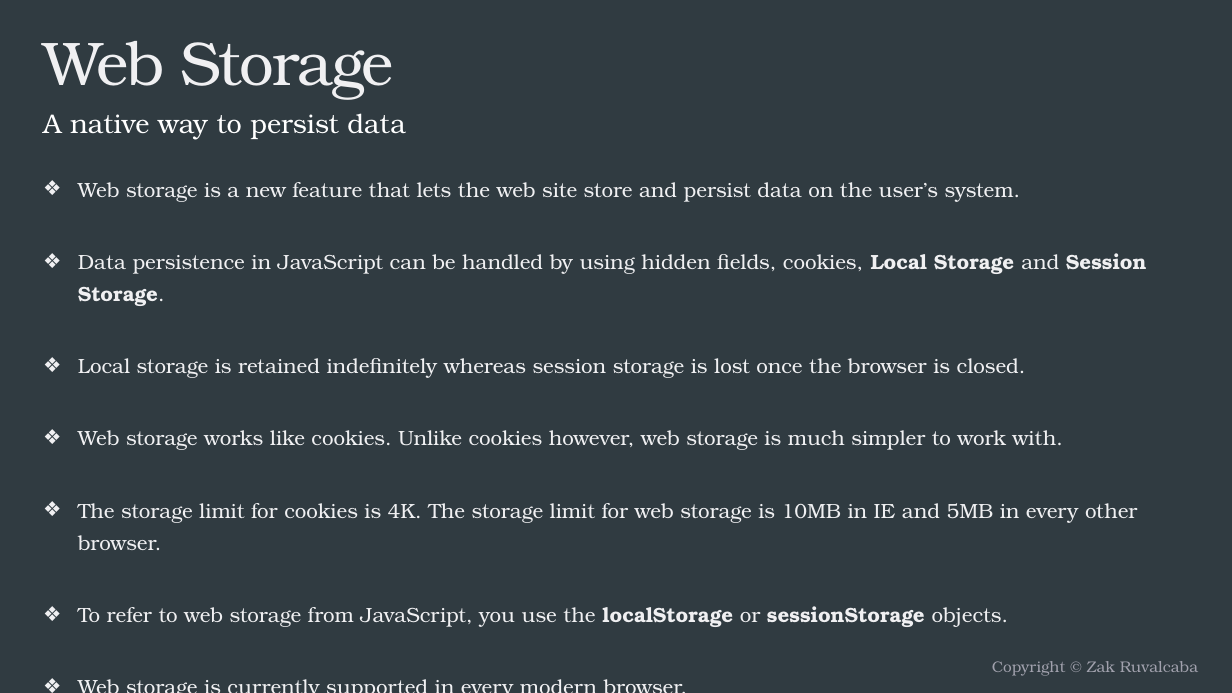
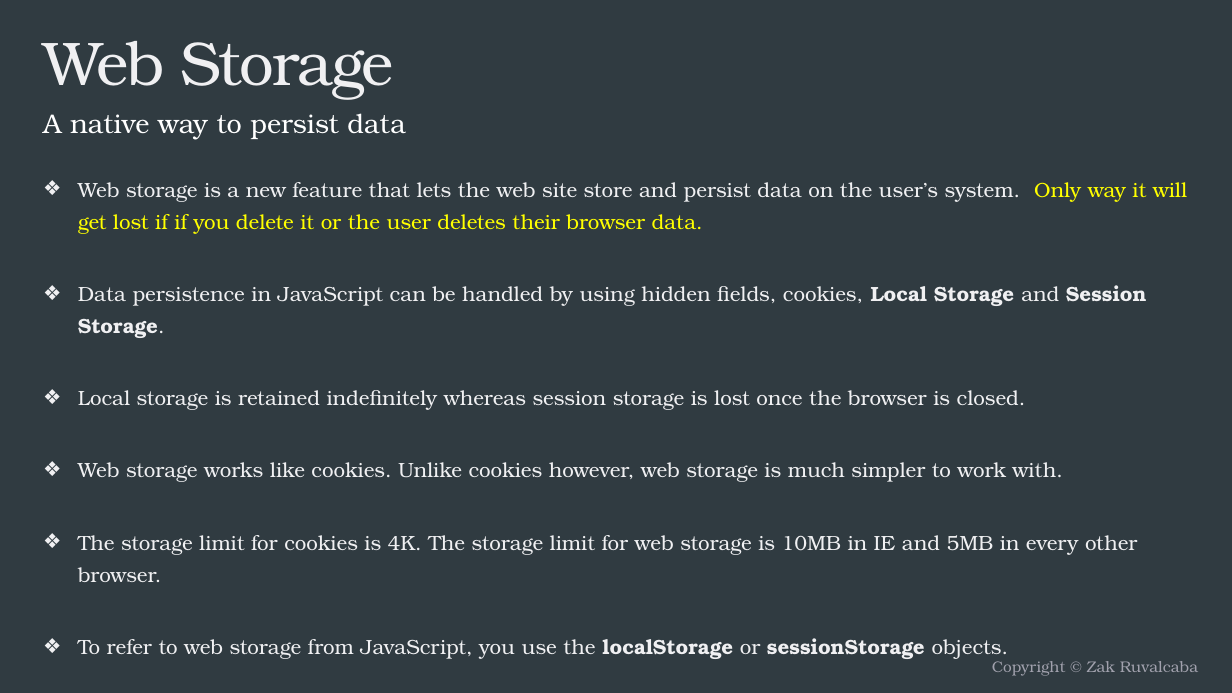
Before and after one commit to bcltester/FEWD, a slide deck: slide 61 of Lecture 9/lecture9.pptx. Drawn at 1232x693 pixels with LibreOffice and Linux fonts; fonts in the diff are those of the drawing. Boxes give left, top, right and bottom in pixels: in the first picture for what was removed or moved away, otherwise in the second. Text is boxed around its words. In the diff, an @@ line names an element or a change of style, - is before the commit and + after.

Commit message:
Lecture 10 PPT update and in-class files

```diff
--- a/Lecture 9/lecture9.pptx
+++ b/Lecture 9/lecture9.pptx
@@ text at [78,182,1187,234]: text changed @@
-❖ Web storage is a new feature that lets the web site store and persist data on the user’s system.
+❖ Web storage is a new feature that lets the web site store and persist data on the user’s system. Only way it will get lost if if you delete it or the user deletes their browser data.
```
Also in this commit, not shown: 6 other files.
